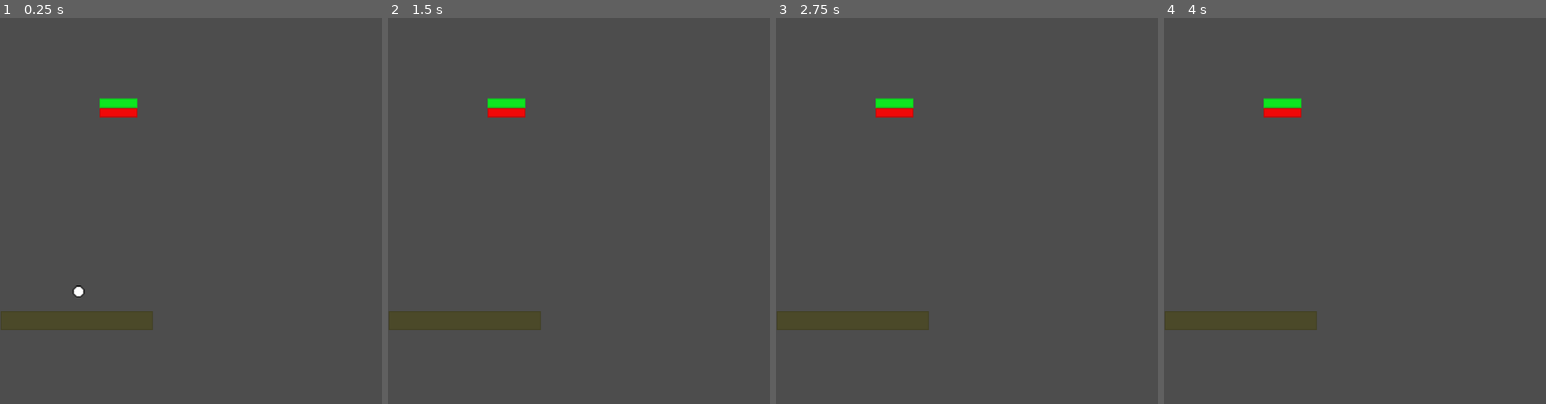
Above: before the commit, frames 1-4 (left to right).
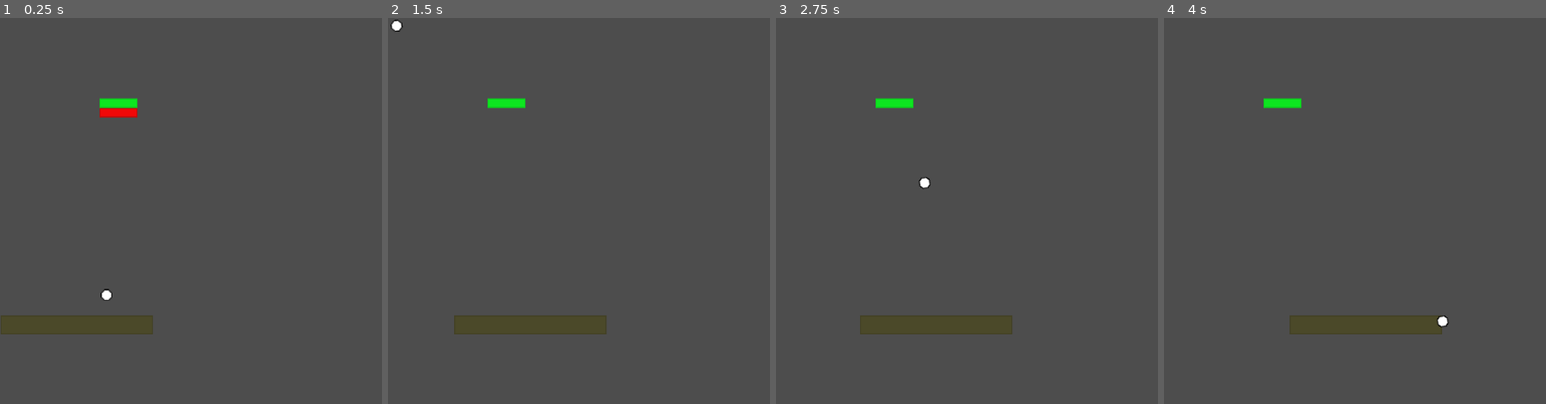
Above: after the commit, the same moments.

Repository: mpolosak/break-all-bricks
Game: Godot game, scene res://scenes/board.tscn
Two runs of this game, one before a commit and one after it. Both use one fixed random seed, a clock stepped at 60 frames per second and the inputs below.
Inputs:
- Up to frame 1 (0.25 s): no input
- Up to frame 2 (1.5 s): hold Right (right) 0.53-1.28 s; hold Left (left) from 1.28 s (still down)
- Up to frame 3 (2.75 s): release Left (left) at 2.03 s; hold Right (right) from 2.03 s (still down)
- Up to frame 4 (4 s): release Right (right) at 3.53 s; hold Left (left) from 3.53 s (still down)

The runs differ from the first frame. In frame 1, 1.0% of the frame differs, in the area x 0-40%, y 69-82%; in frame 2, 2.5%; in frame 3, 2.9%; in frame 4, 3.7%, in the area x 0-75%, y 23-82%.
Error before the commit: Parse Error: Annotation "@export" requires at most 0 arguments, but 1 were given. (res://scripts/paddle.gd:3)

Commit message:
Fix paddle movement

Diff:
--- a/scenes/ball.tscn
+++ b/scenes/ball.tscn
@@ -1,28 +1,27 @@
-[gd_scene load_steps=5 format=2]
+[gd_scene load_steps=5 format=3 uid="uid://c61b3jwwpoj0v"]
 
-[ext_resource path="res://assets/ball.png" type="Texture2D" id=1]
-[ext_resource path="res://scripts/ball.gd" type="Script" id=2]
+[ext_resource type="Texture2D" uid="uid://egsu6ybdvt1e" path="res://assets/ball.png" id="1"]
+[ext_resource type="Script" path="res://scripts/ball.gd" id="2"]
 
-[sub_resource type="PhysicsMaterial" id=2]
+[sub_resource type="PhysicsMaterial" id="2"]
 rough = true
 bounce = 1.0
 
-[sub_resource type="CircleShape2D" id=1]
+[sub_resource type="CircleShape2D" id="1"]
 
 [node name="Ball" type="RigidBody2D"]
-physics_material_override = SubResource( 2 )
+physics_material_override = SubResource("2")
 gravity_scale = 0.0
 max_contacts_reported = 1
 contact_monitor = true
-linear_velocity = Vector2( 0, 1000 )
-linear_damp = 0.0
-script = ExtResource( 2 )
+linear_velocity = Vector2(0, 1000)
+script = ExtResource("2")
 
 [node name="CollisionShape2D" type="CollisionShape2D" parent="."]
-shape = SubResource( 1 )
+shape = SubResource("1")
 
 [node name="Sprite2D" type="Sprite2D" parent="."]
-scale = Vector2( 2, 2 )
-texture = ExtResource( 1 )
+scale = Vector2(2, 2)
+texture = ExtResource("1")
 
 [connection signal="body_exited" from="." to="." method="_on_Ball_body_exited"]
--- a/scenes/board.tscn
+++ b/scenes/board.tscn
@@ -13,7 +13,7 @@
 position = Vector2(129, 508)
 
 [node name="Ball" parent="." instance=ExtResource("3")]
-position = Vector2(132, 301)
+position = Vector2(179, 317)
 
 [node name="Border" type="StaticBody2D" parent="."]
 physics_material_override = SubResource("6")
--- a/scenes/brick.tscn
+++ b/scenes/brick.tscn
@@ -1,18 +1,18 @@
-[gd_scene load_steps=4 format=2]
+[gd_scene load_steps=4 format=3 uid="uid://pyebm6rxmbt3"]
 
-[ext_resource path="res://assets/blocks.png" type="Texture2D" id=1]
-[ext_resource path="res://scripts/brick.gd" type="Script" id=2]
+[ext_resource type="Texture2D" uid="uid://csr067ipmak8s" path="res://assets/blocks.png" id="1"]
+[ext_resource type="Script" path="res://scripts/brick.gd" id="2"]
 
-[sub_resource type="RectangleShape2D" id=1]
-size = Vector2( 32, 8 )
+[sub_resource type="RectangleShape2D" id="1"]
+size = Vector2(32, 8)
 
 [node name="Brick" type="StaticBody2D"]
-script = ExtResource( 2 )
+script = ExtResource("2")
 
 [node name="CollisionShape2D" type="CollisionShape2D" parent="."]
-shape = SubResource( 1 )
+shape = SubResource("1")
 
 [node name="Sprite2D" type="Sprite2D" parent="."]
-texture = ExtResource( 1 )
+texture = ExtResource("1")
 region_enabled = true
-region_rect = Rect2( 0, 0, 64, 16 )
+region_rect = Rect2(0, 0, 64, 16)
--- a/scenes/paddle.tscn
+++ b/scenes/paddle.tscn
@@ -1,16 +1,16 @@
-[gd_scene load_steps=4 format=2]
+[gd_scene load_steps=4 format=3 uid="uid://dyef8myie07tn"]
 
-[ext_resource path="res://assets/paddle.png" type="Texture2D" id=1]
-[ext_resource path="res://scripts/paddle.gd" type="Script" id=2]
+[ext_resource type="Texture2D" uid="uid://bym1yv47rl8bi" path="res://assets/paddle.png" id="1"]
+[ext_resource type="Script" path="res://scripts/paddle.gd" id="2"]
 
-[sub_resource type="RectangleShape2D" id=1]
-size = Vector2( 128, 16 )
+[sub_resource type="RectangleShape2D" id="1"]
+size = Vector2(128, 16)
 
 [node name="Paddle" type="CharacterBody2D"]
-script = ExtResource( 2 )
+script = ExtResource("2")
 
 [node name="CollisionShape2D" type="CollisionShape2D" parent="."]
-shape = SubResource( 1 )
+shape = SubResource("1")
 
 [node name="Sprite2D" type="Sprite2D" parent="."]
-texture = ExtResource( 1 )
+texture = ExtResource("1")
--- a/scripts/paddle.gd
+++ b/scripts/paddle.gd
@@ -1,8 +1,6 @@
 extends CharacterBody2D
 
-@export (int) var speed = 200
-
-var velocity = Vector2()
+@export var speed: int = 200
 
 func get_input():
 	velocity = Vector2()
Not shown: 1 places in scenes/board.tscn that only renumber resources
